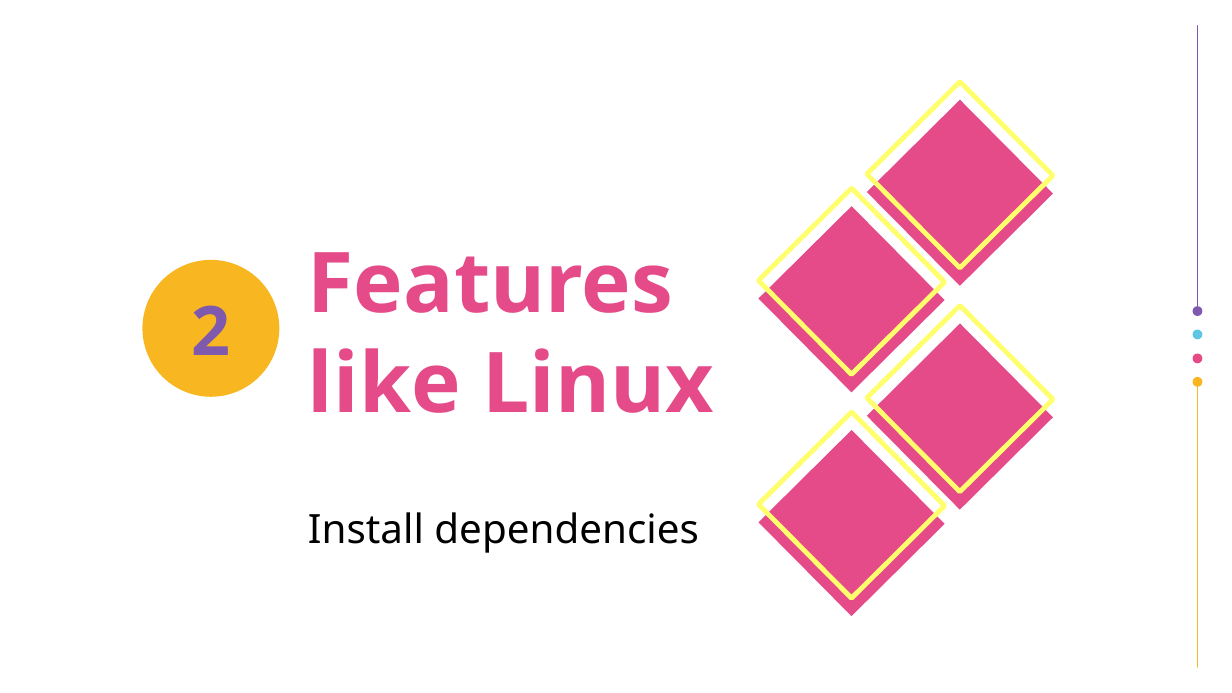
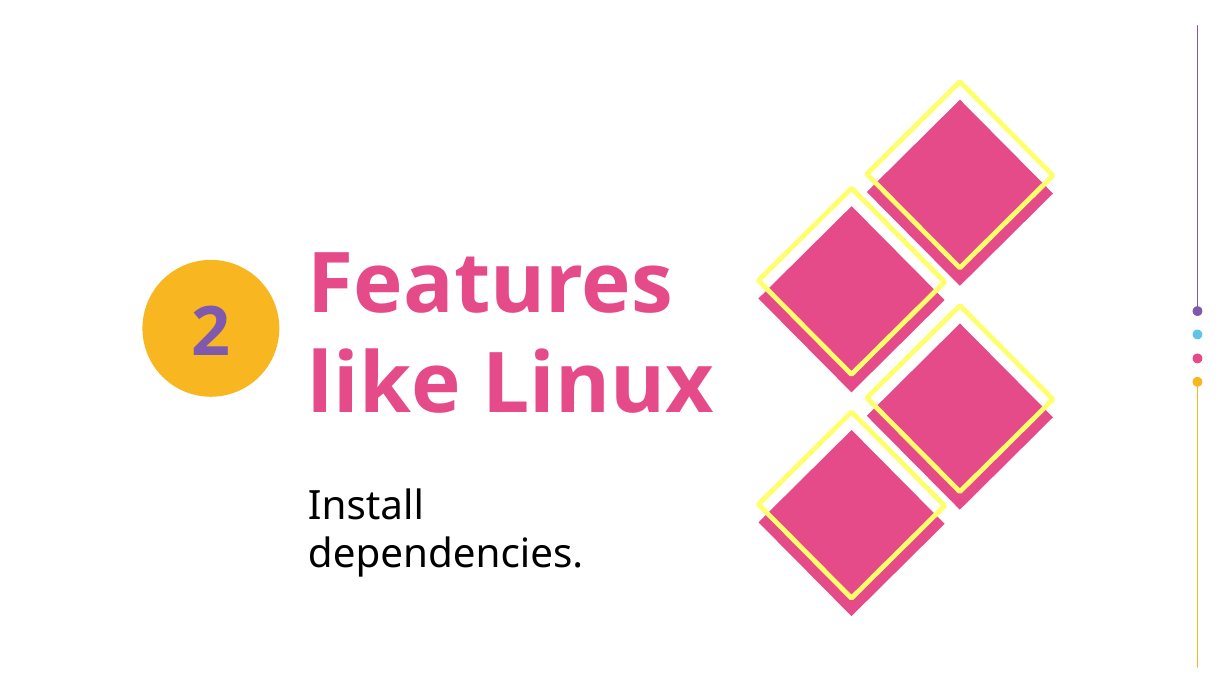
Before and after one commit to vporton/icp-package-manager, a slide deck: slide 8 of docs/long-pitchdeck.odp. Drawn at 1232x693 pixels with LibreOffice and Linux fonts; fonts in the diff are those of the drawing; background and template pictures are left out. Boxes give left, top, right and bottom in pixels: in the first picture for what was removed or moved away, otherwise in the second. Text is boxed around its words. In the diff, an @@ line names an element or a change of style, - is before the commit and + after.

```diff
--- a/docs/long-pitchdeck.odp
+++ b/docs/long-pitchdeck.odp
@@ title at (x1=308, y1=488, x2=583, y2=577): text changed @@
-Install dependencies
+Install dependencies.
```
Also in this commit, not shown: 3 other slides changed, 2 other files.
